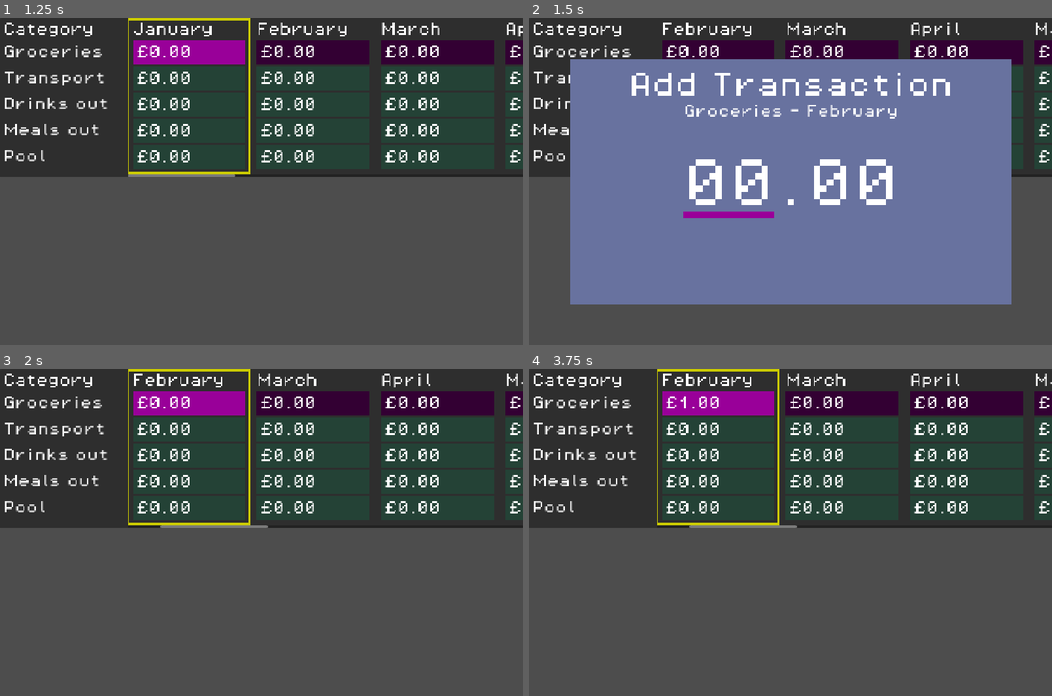
Above: before the commit, frames 1-4 (two rows, left to right).
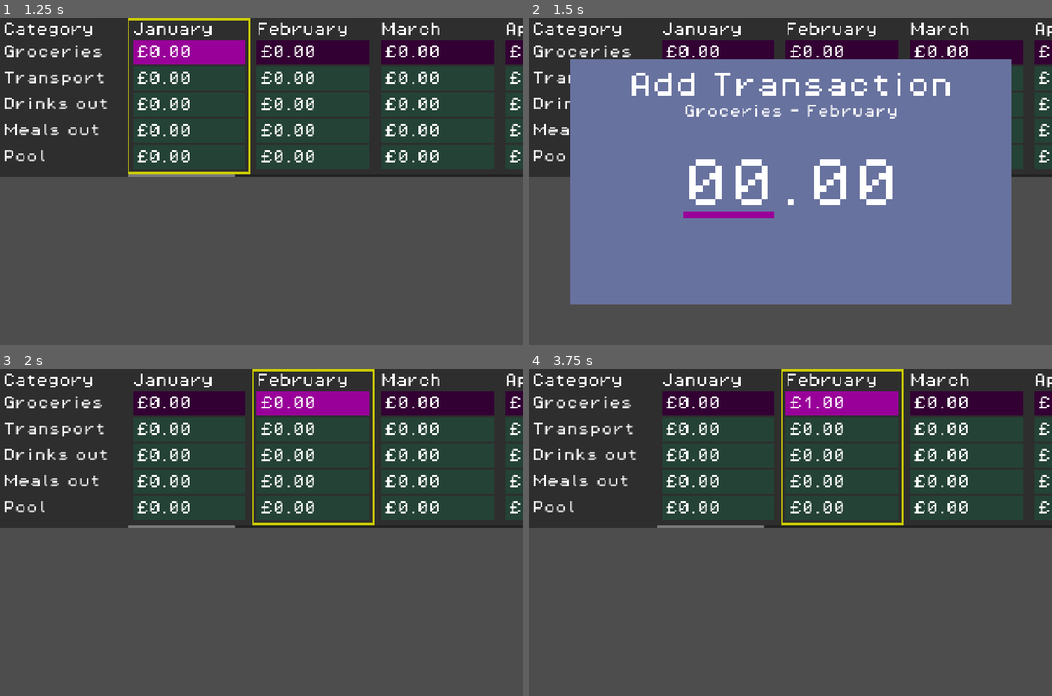
Above: after the commit, the same moments.

Repository: phrasmotica/budget-visualiser
Game: Godot game, scene res://scenes/ui/spreadsheet_ui/spreadsheet_ui.tscn
Same seed, same stepped clock (60 frames per second), same inputs: the game is played once before the commit and once after it. This scene is started directly instead of the project's main scene.
Inputs:
- Up to frame 1 (1.25 s): tap Enter (ui_accept) at 0.5, 0.77 s; hold Right (ui_right) from 0.53 s (still down); tap Shift (bulk_modifier) at 0.6 s
- Up to frame 2 (1.5 s): tap Enter (ui_accept) at 1.25 s; release Right (ui_right) at 1.28 s; hold Down (ui_down) from 1.28 s (still down); tap Shift (bulk_modifier) at 1.35 s
- Up to frame 3 (2 s): keep holding Down (ui_down); tap Enter (ui_accept) at 1.52 s
- Up to frame 4 (3.75 s): tap Enter (ui_accept) at 2, 2.75, 3.02, 3.5 s; release Down (ui_down) at 2.03 s; hold Right (ui_right) 2.03-2.78 s; tap Shift (bulk_modifier) at 2.1, 2.85, 3.6 s; hold Up (ui_up) 2.78-3.53 s; hold Left (ui_left) from 3.53 s (still down)

Frame 1 is identical in both runs. In frame 2, 0.7% of the frame differs, in the area x 25-100%, y 1-6%; in frame 3, 5.0%; in frame 4, 5.1%, in the area x 24-100%, y 0-49%.

Commit message:
Improve YearGrid horizontal scrolling slightly

Diff:
--- a/scenes/ui/year_grid/states/year_grid_state_idle.gd
+++ b/scenes/ui/year_grid/states/year_grid_state_idle.gd
@@ -40,5 +40,17 @@
 	_month_grid_manager.highlight(_index_tracker.previous())
 
 func _on_highlighted_grid_changed(grid: MonthGrid) -> void:
-	# TODO: don't change the scroll if the grid is already fully on screen
-	_year_grid.scroll_horizontal = int(grid.position.x)
+	var left := int(grid.position.x)
+	var right := left + int(grid.size.x)
+
+	if _year_grid.scroll_horizontal <= left and _year_grid.scroll_horizontal + _year_grid.size.x >= right:
+		return
+
+	# TODO: improve this scrolling behaviour further
+	var scroll_amount_left := left - _year_grid.scroll_horizontal
+	var scroll_amount_right := right - _year_grid.scroll_horizontal
+
+	if scroll_amount_left < scroll_amount_right:
+		_year_grid.scroll_horizontal = left
+	else:
+		_year_grid.scroll_horizontal = right
